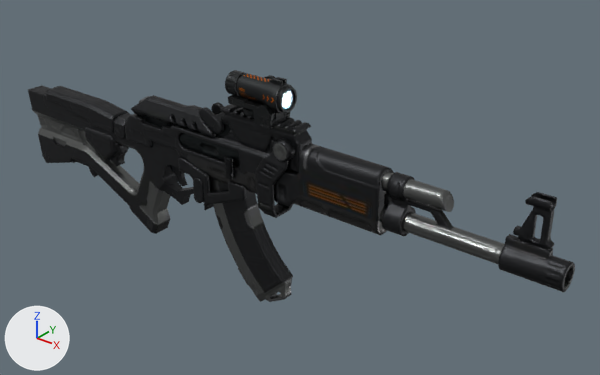
An edit to the glTF model public/models/real/ak.glb, drawn before and after from the same camera.
Camera for both pictures: a 50 mm lens placed at (3.06, -3.27, 2.16), pointed at (0.27, 0.22, 0.0). Arrows for +X, +Y and +Z are at lower left; the lights stay in place. The older version comes first. Vertices at exactly the same position are counted once.

Before the edit, the objects in view are built like this:
```python
ob_cube_007_material_0 = bpy.data.objects.new('Cube.007_Material_0', me_cube_007_material_0)
ob_cube_007_material_0.location = (0.0, 0.0, 0.0)
```
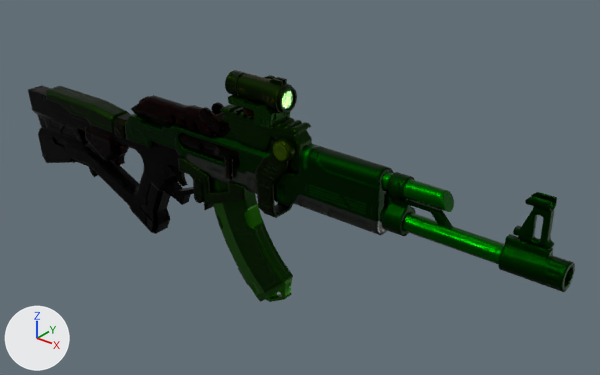
Location of each change, [x1, y1, x2, y2] in pixels of the pictures (600 x 375 px):
'Cube.007_Material_0', recoloured (darker): [28, 70, 575, 302] in both

What changed in the scene script:
```text
Change mat_material:
    add n7 = _N.new('ShaderNodeMix'); n7.name = 'Mix'
    add n7.data_type = 'RGBA'
    add n7.blend_type = 'MULTIPLY'
    add n7.inputs[0].default_value = 1.0  # 'Factor'
    add n8 = _N.new('ShaderNodeVertexColor'); n8.name = 'Color Attribute'
    where n2 = _N.new('ShaderNodeTexImage'); n2.name = 'Image Texture'
    where n0 = _N.new('ShaderNodeBsdfPrincipled'); n0.name = 'Principled BSDF'
    remove _L.new(n2.outputs[0], n0.inputs[0])  # 'Color' to 'Base Color'
    add _L.new(n7.outputs[2], n0.inputs[0])  # 'Result' to 'Base Color'
    add _L.new(n8.outputs[0], n7.inputs[7])  # 'Color' to 'B'
    add _L.new(n2.outputs[0], n7.inputs[6])  # 'Color' to 'A'
Change mat_scope_001:
    remove # nodes: BsdfPrincipled, NormalMap, OutputMaterial, SeparateColor, TexImage x4
    nodes: BsdfPrincipled, Math, Mix, NormalMap, OutputMaterial, SeparateColor, TexImage x4, VertexColor
Change me_cube_007_material_0:
    where me_cube_007_material_0.from_pydata(...)  # 3560 vertices, 6967 faces; spans x -2.0..2.0, y -0.11..0.11, z -0.74..0.74
    used by ob_cube_007_material_0; location = (0.0, 0.0, 0.0)
    me_cube_007_material_0 part 1: vertex colours changed
```
